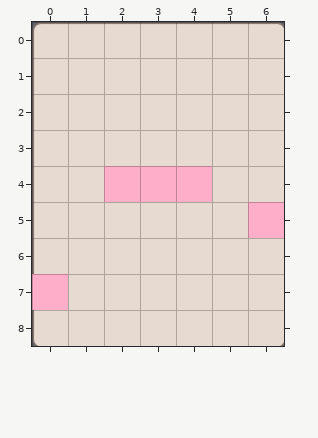
A Tiled map gets an edit: HungryGame/proj.win32/map/13.tmx. Above is the file before it was changed.
Cells are 60x60 px. Shown: x 0..6, y 0..8.
Now the later version:
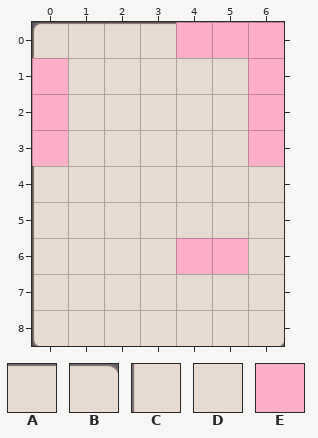
Key: from "background1": A 1, B 6, C 7, D 8; from "metaset1": E 0.
_ is an empty cell, # one hidden under a higher layer.
Tiles of an added or newly shown layer are drawn over the layers below it.
Diff:
Layer "background" (removed):
y 0: x 4..6 AAB -> ___
y 1..3: x 0 C -> _; x 6 D -> _
y 6: x 4..5 DD -> __
y 7: x 0 # -> _
Layer "backgorund" (added):
y 4: x 2..4 ___ -> DDD
y 5: x 6 _ -> D
y 7: x 0 _ -> C
Layer "wall":
y 4: x 2..4 ### -> ___
y 5: x 6 # -> _
y 7: x 0 # -> _
Layer "Items":
y 0: x 4..6 ___ -> EEE
y 1..3: x 0 _ -> E; x 6 _ -> E
y 4: x 2..4 EEE -> ___
y 5: x 6 E -> _
y 6: x 4..5 __ -> EE
y 7: x 0 E -> _
Where, in picture pixels (left, top, right, bottom), the same in both pictures:
changed: (176, 22, 284, 166)
changed: (32, 58, 68, 166)
changed: (104, 166, 212, 202)
changed: (176, 202, 284, 274)
changed: (32, 274, 68, 310)
